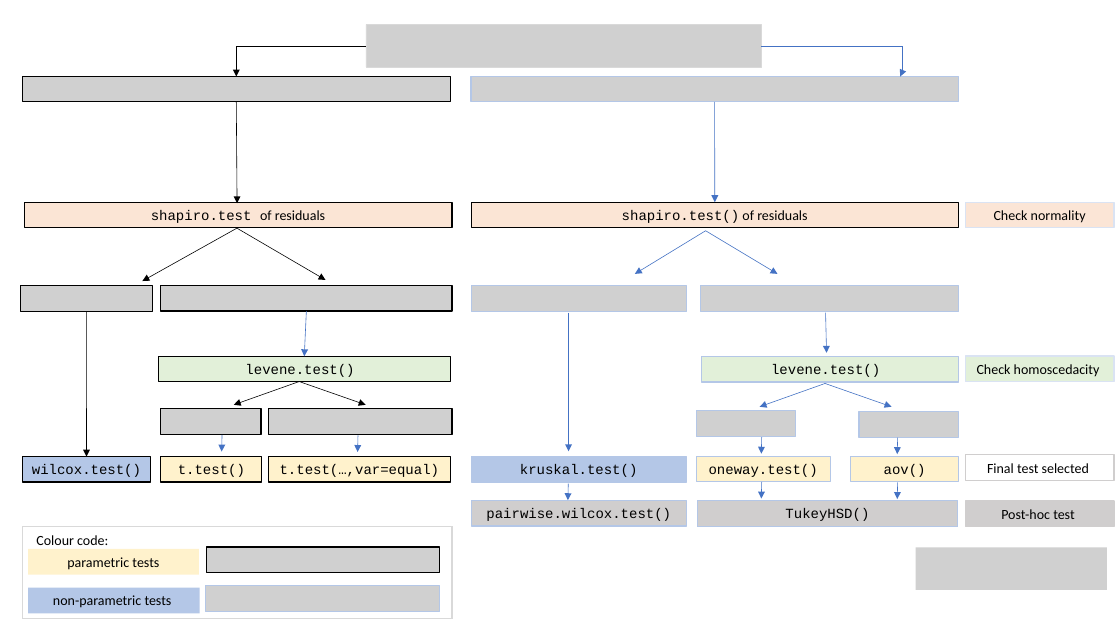
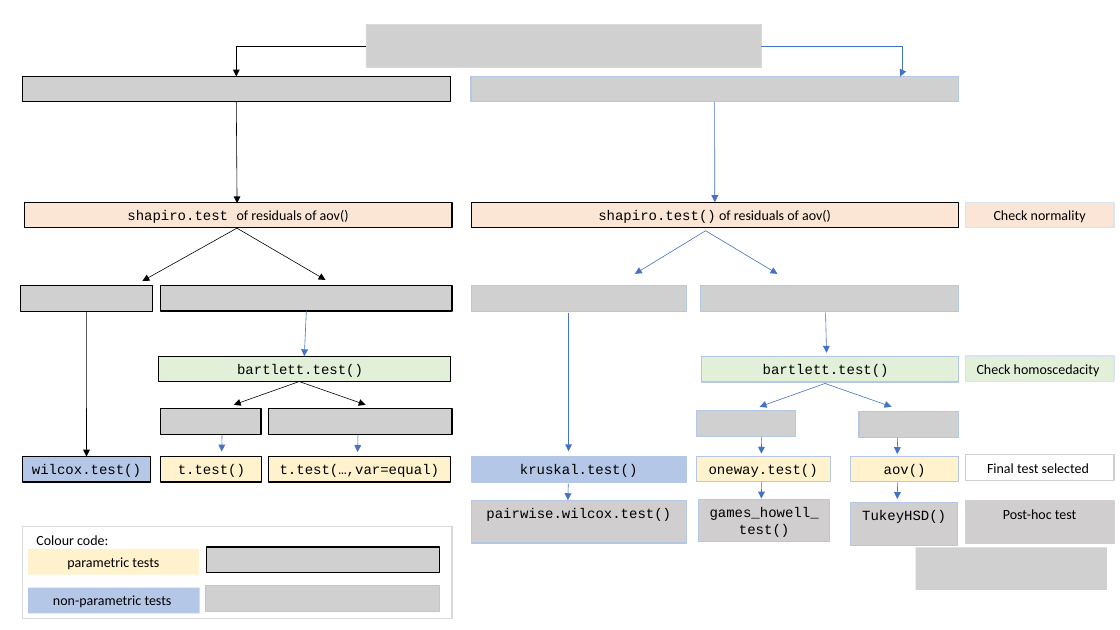
Before and after one commit to shhschilling/visStatistics, a slide deck: slide 6 of vignettes/figures/decision_tree.pptx (slide 4 before the commit). Drawn at 1120x630 pixels with LibreOffice and Linux fonts; fonts in the diff are those of the drawing; grey boxes stand for pictures. Boxes give left, top, right and bottom in pixels: in the first picture for what was removed or moved away, otherwise in the second. Text is boxed around its words. In the diff, an @@ line names an element or a change of style, - is before the commit and + after.

```diff
--- a/vignettes/figures/decision_tree.pptx
+++ b/vignettes/figures/decision_tree.pptx
@@ text in rectangle at [127, 210, 349, 223]: text changed; font Courier New to Calibri @@
-shapiro.test of residuals
+shapiro.test of residuals of aov()
@@ text in rectangle at [598, 210, 831, 223]: text changed; font Courier New to Calibri @@
-shapiro.test() of residuals
+shapiro.test() of residuals of aov()
@@ text in rectangle at [237, 364, 363, 377]: text changed @@
-levene.test()
+bartlett.test()
@@ text in rectangle at [763, 364, 889, 377]: text changed @@
-levene.test()
+bartlett.test()
@@ rectangle "pairwise.wilcox.test()": place and size @@
-rectangle "pairwise.wilcox.test()" at [471, 501, 686, 526]
+rectangle "pairwise.wilcox.test()" at [471, 501, 686, 543]
@@ rectangle added at [699, 499, 829, 541], fill #D0CECE, outline #B4C7E7 1 pt, 12 pt, text #000000 @@
+games_howell_test()
@@ rectangle "TukeyHSD()": place and size @@
-rectangle "TukeyHSD()" at [697, 501, 958, 527]
+rectangle "TukeyHSD()" at [850, 503, 958, 545]
@@ rectangle "Post-hoc test": place and size @@
-rectangle "Post-hoc test" at [965, 501, 1114, 526]
+rectangle "Post-hoc test" at [965, 501, 1114, 543]
```
Also in this commit, not shown: 1 other slide changed, 3 slides added, 18 other files.
